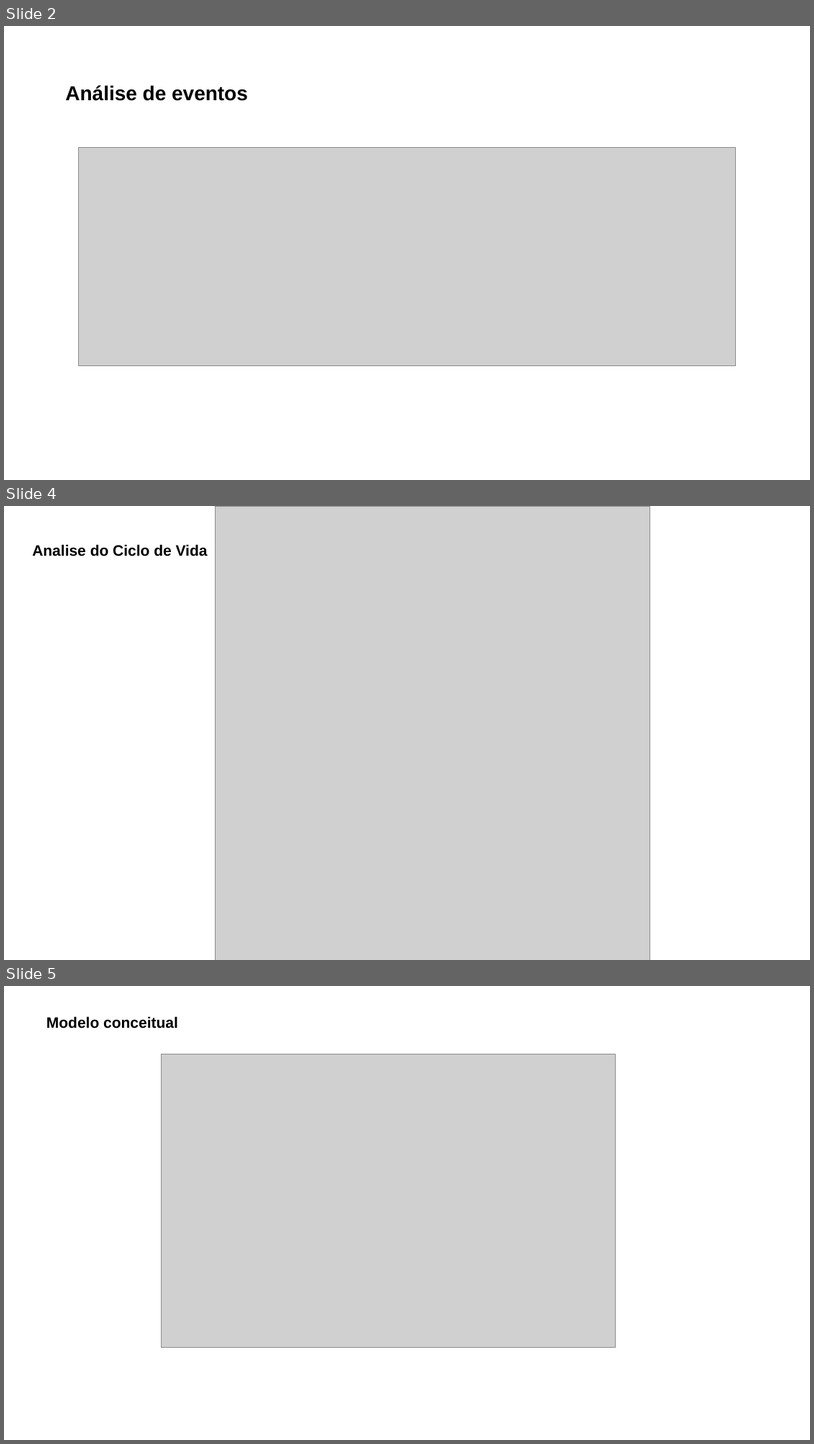
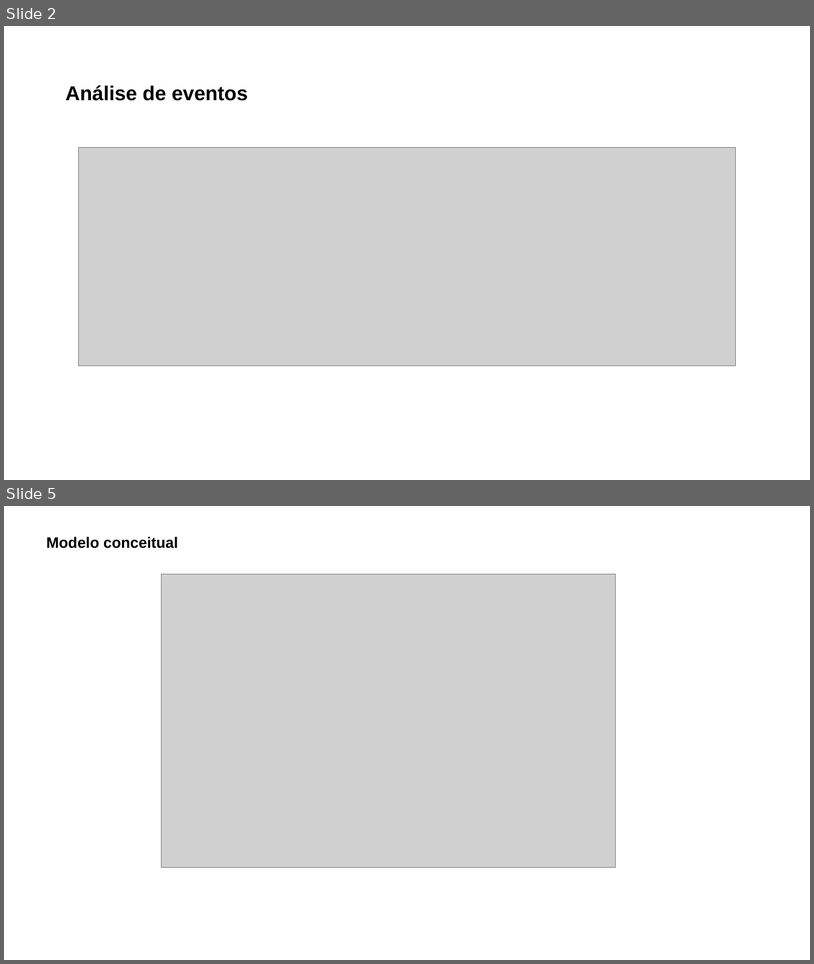
Before and after one commit to lucaskurata/Engenharia-de-Requisitos-Ericson, a slide deck: ACS/AC7/OPE_PlotTwist_AC07_V2.pptx. Shown one above the other, each under a label of ours: slides 2, 4 and 5 before the commit, slides 2 and 5 after it; the slides between them are not shown. The pictures are 814x1444 and 814x964 pixels, drawn with LibreOffice and Linux fonts; fonts in the diff are those of the drawing; grey boxes stand for pictures. Boxes give left, top, right and bottom in pixels: in the first picture for what was removed or moved away, otherwise in the second. Text is boxed around its words. In the diff, an @@ line names an element or a change of style, - is before the commit and + after.

```diff
--- a/ACS/AC7/OPE_PlotTwist_AC07_V2.pptx
+++ b/ACS/AC7/OPE_PlotTwist_AC07_V2.pptx
@@ slide 4 removed at (4,506,810,960), background #FFFFFF @@
@@ picture removed at (216,506,651,960) @@
@@ text removed at (32,544,208,556) @@
-Analise do Ciclo de Vida
```
Also in this commit, not shown: 1 slide changed, 1 slide added, 6 other files.
